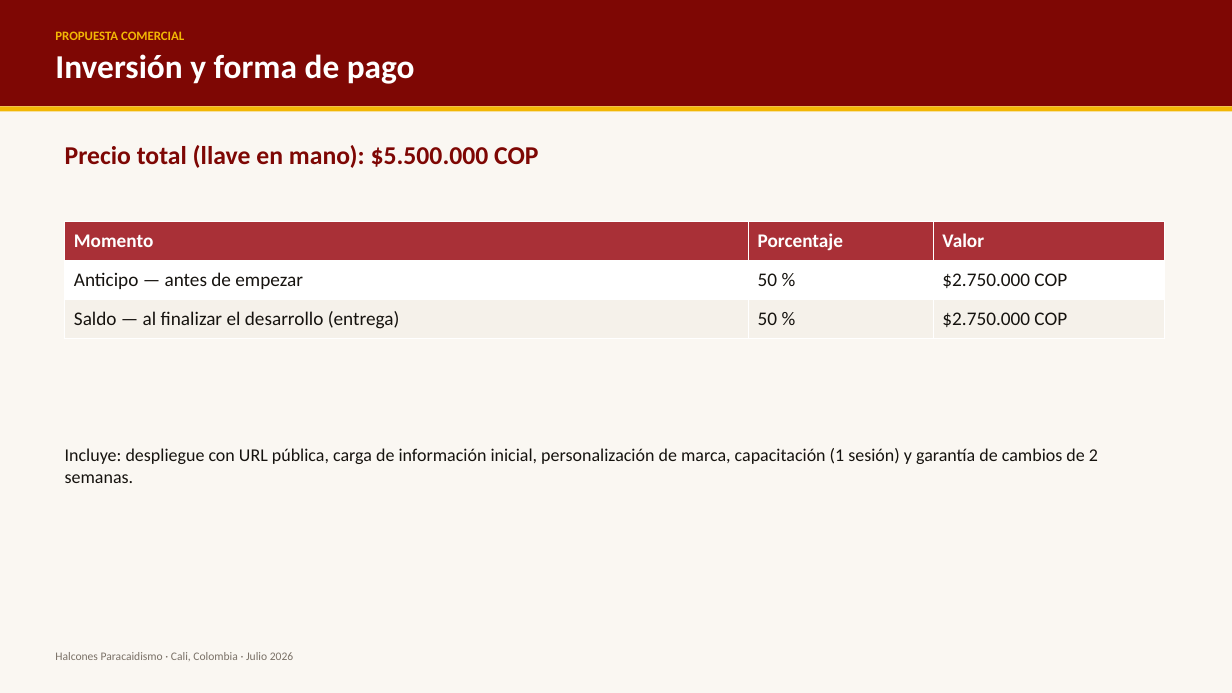
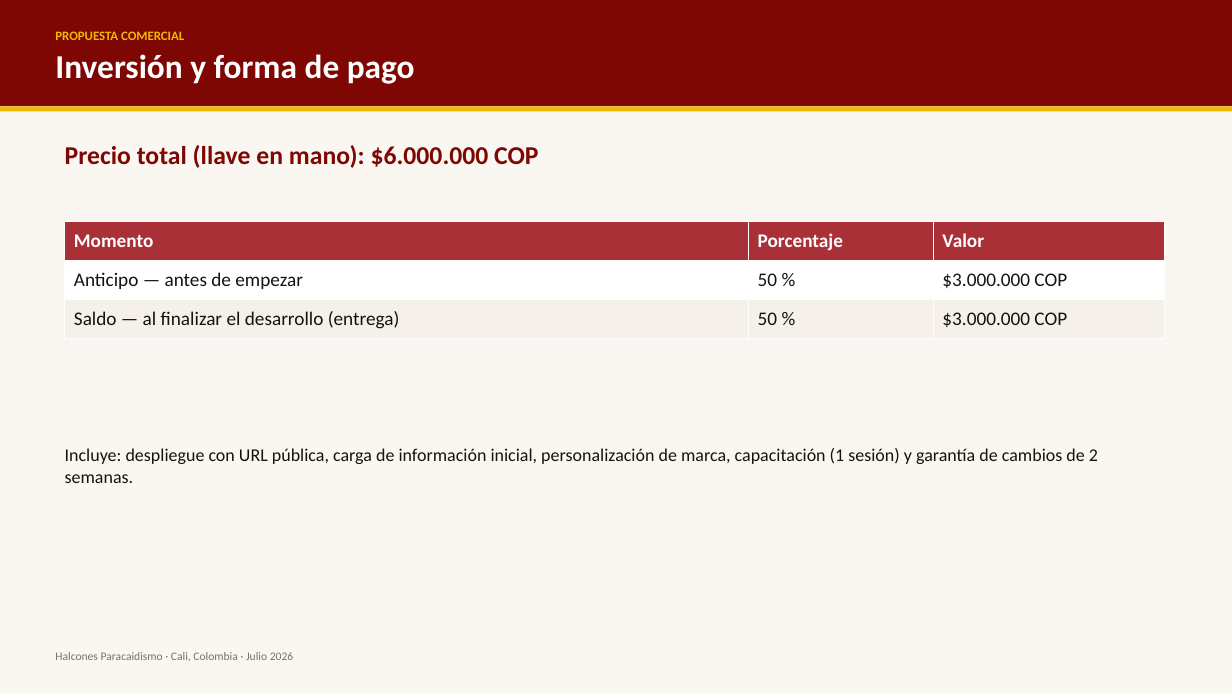
Before and after one commit to AndresDFX/halcones-platform, a slide deck: slide 5 of docs/propuesta-comercial.pptx. Drawn at 1232x693 pixels with LibreOffice and Linux fonts; fonts in the diff are those of the drawing. Boxes give left, top, right and bottom in pixels: in the first picture for what was removed or moved away, otherwise in the second. Text is boxed around its words. In the diff, an @@ line names an element or a change of style, - is before the commit and + after.

```diff
--- a/docs/propuesta-comercial.pptx
+++ b/docs/propuesta-comercial.pptx
@@ text at (x1=65, y1=145, x2=538, y2=168): text changed @@
-Precio total (llave en mano): $5.500.000 COP
+Precio total (llave en mano): $6.000.000 COP
@@ table at (x1=65, y1=222, x2=1165, y2=338) @@
-row 2, column 3: $2.750.000 COP
+row 2, column 3: $3.000.000 COP
-row 3, column 3: $2.750.000 COP
+row 3, column 3: $3.000.000 COP
```
Also in this commit, not shown: 2 other slides changed, 4 other files.
